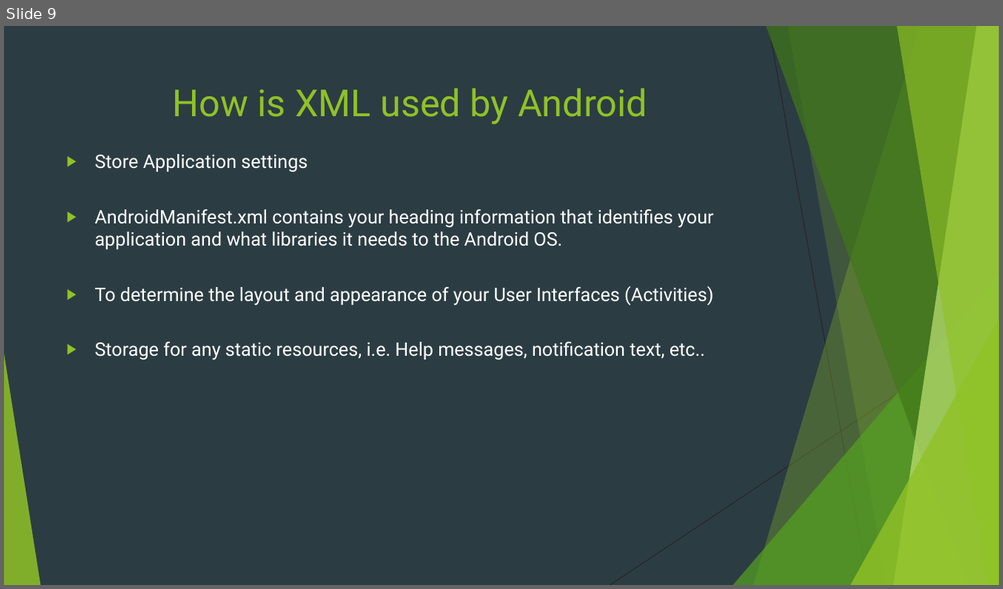
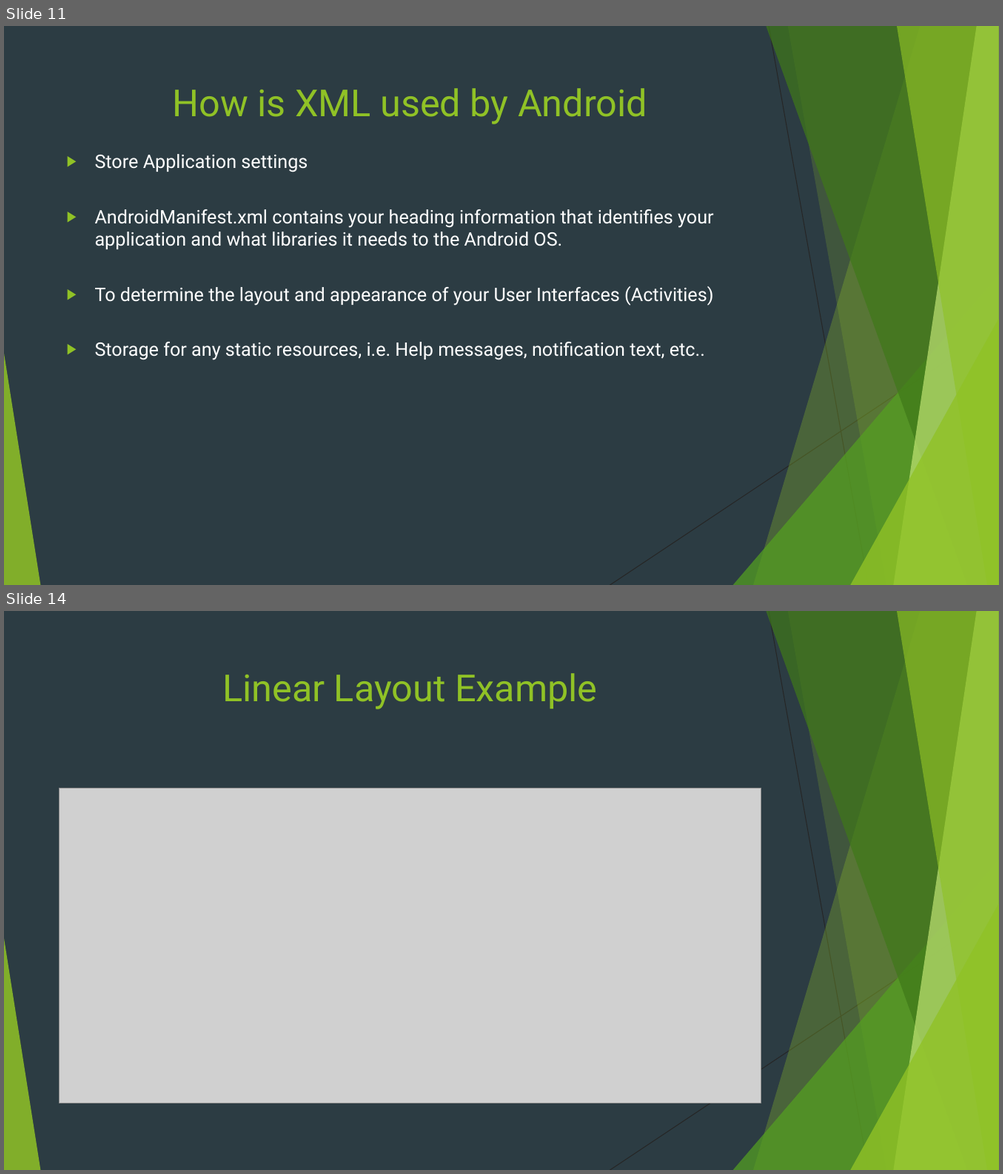
Before and after one commit to Sylvia-Olliff/XML-class, a slide deck: XML for Android.pptx. Shown one above the other, each under a label of ours: slide 9 before the commit, slides 11 and 14 after it; the slides between them are not shown. The pictures are 1003x589 and 1003x1174 pixels, drawn with LibreOffice and Linux fonts; fonts in the diff are those of the drawing; grey boxes stand for pictures. Boxes give left, top, right and bottom in pixels: in the first picture for what was removed or moved away, otherwise in the second. Text is boxed around its words. In the diff, an @@ line names an element or a change of style, - is before the commit and + after.

```diff
--- a/XML for Android.pptx
+++ b/XML for Android.pptx
@@ slide 14 added at [4,611,999,1170], background #2C3C43; not listed: 10 template elements that a slide beside it also shows @@
@@ title added at [222,673,597,709], 36 pt, text #90C226 @@
+Linear Layout Example
@@ picture added at [60,788,760,1103] @@
@@ what was slide 9 is now slide 11 @@
```
Also in this commit, not shown: 3 slides changed, 7 other slides added.
